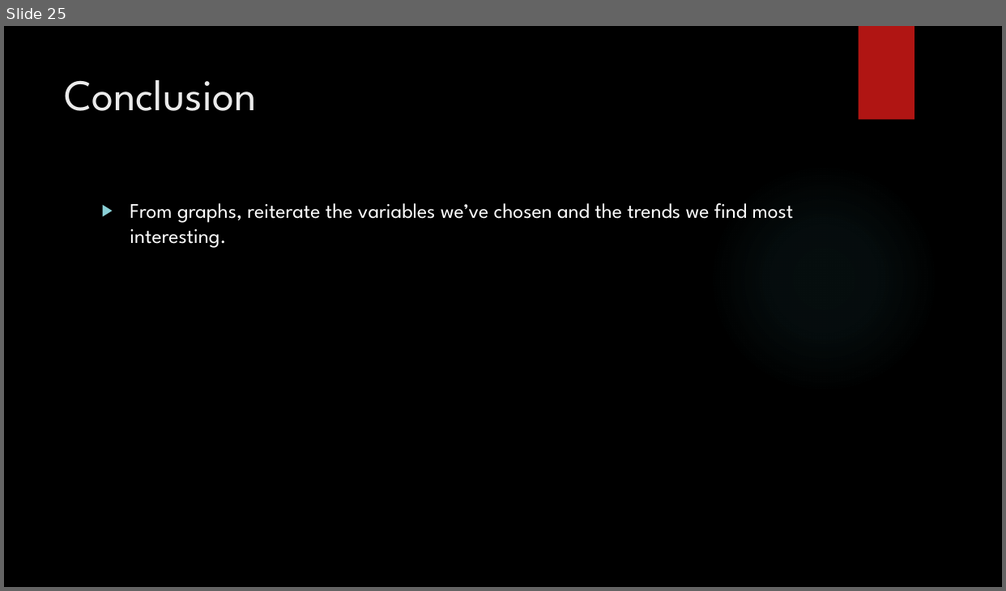
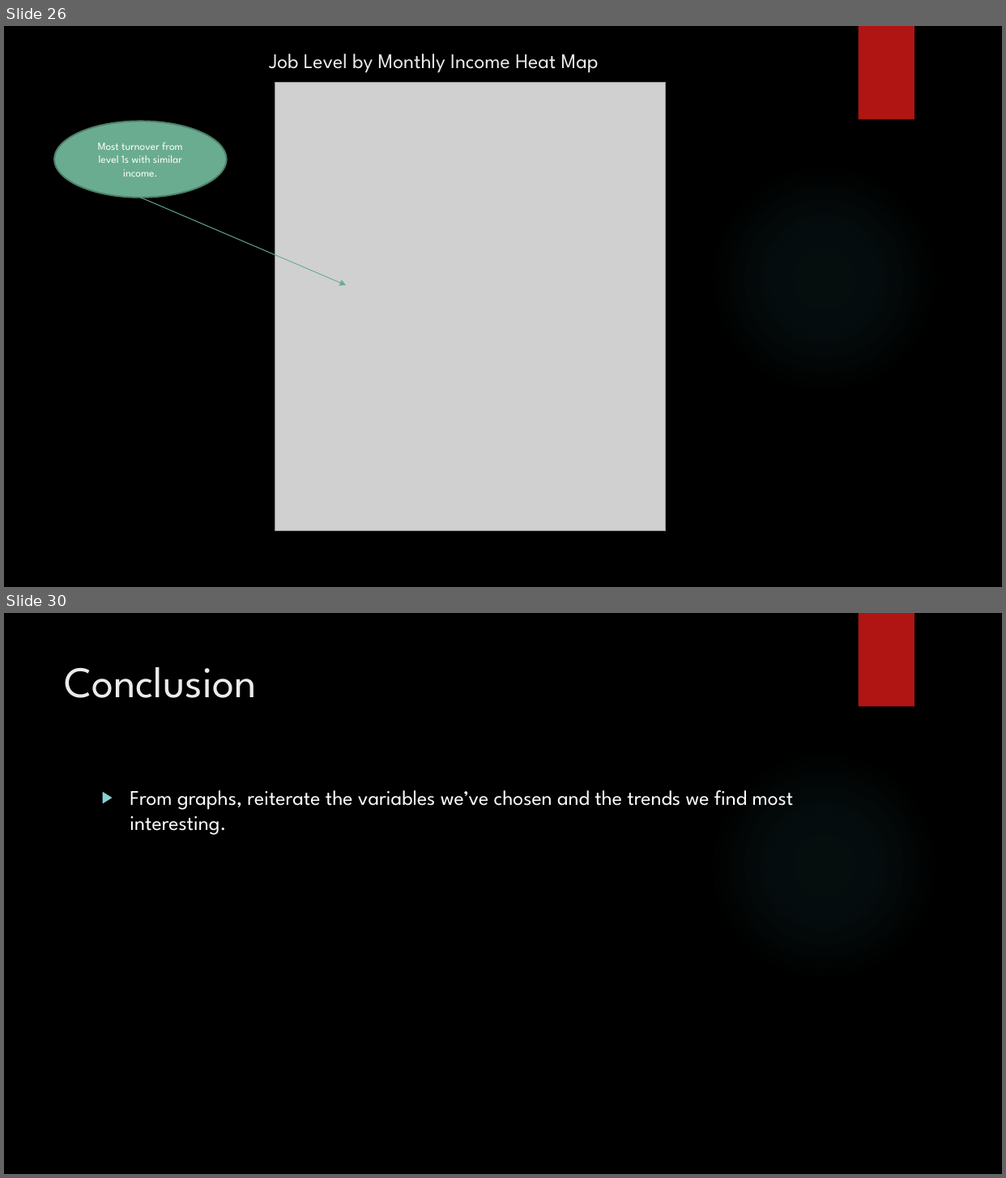
Before and after one commit to vazquezs123/DATA_SCIENCE_CS02, a slide deck: case_study_02_presentation.pptx. Shown one above the other, each under a label of ours: slide 25 before the commit, slides 26 and 30 after it; the slides between them are not shown. The pictures are 1006x591 and 1006x1178 pixels, drawn with LibreOffice and Linux fonts; fonts in the diff are those of the drawing; grey boxes stand for pictures; background and template pictures are left out. Boxes give left, top, right and bottom in pixels: in the first picture for what was removed or moved away, otherwise in the second. Text is boxed around its words. In the diff, an @@ line names an element or a change of style, - is before the commit and + after.

```diff
--- a/case_study_02_presentation.pptx
+++ b/case_study_02_presentation.pptx
@@ slide 26 added at [4, 26, 1002, 587], background picture (left out); not listed: 2 template elements that a slide beside it also shows @@
@@ title added at [269, 54, 599, 73], 20 pt, text #EBEBEB @@
+Job Level by Monthly Income Heat Map
@@ picture added at [275, 82, 666, 531] @@
@@ ellipse added at [54, 121, 226, 198], fill #6AAC90, outline #4E7F6B 1.5 pt, 10.5 pt, text #FFFFFF @@
+Most turnover from level 1s with similar income.
@@ arrow added from (140, 198) to (346, 286), #6AAC90 0.75 pt @@
@@ what was slide 25 is now slide 30 @@
```
Also in this commit, not shown: 9 slides changed, 4 other slides added, 12 slides removed, 1 other file.
